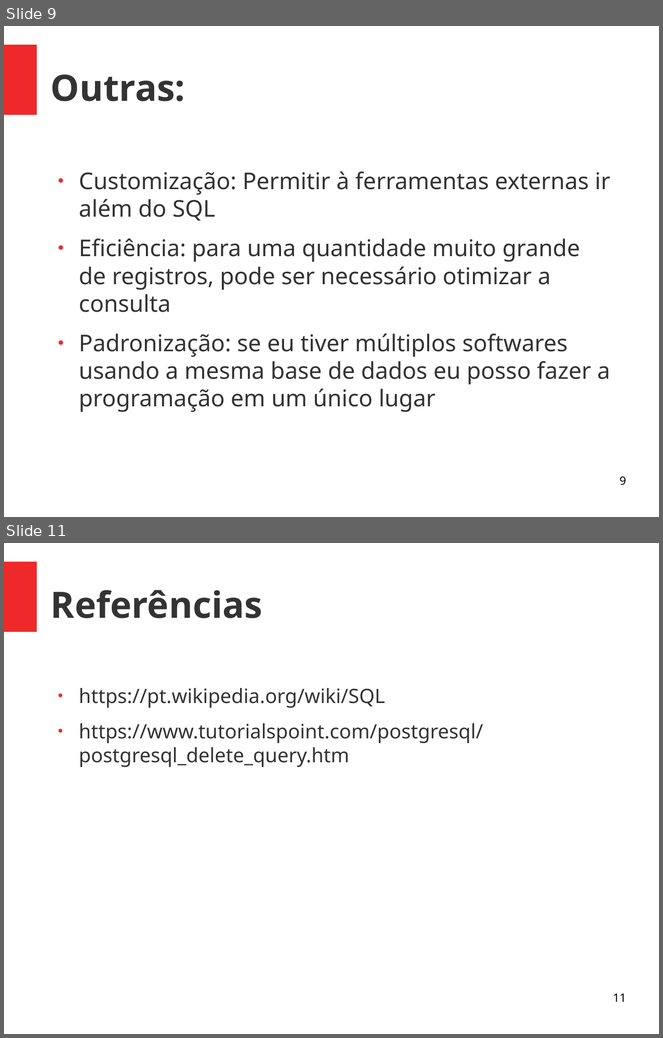
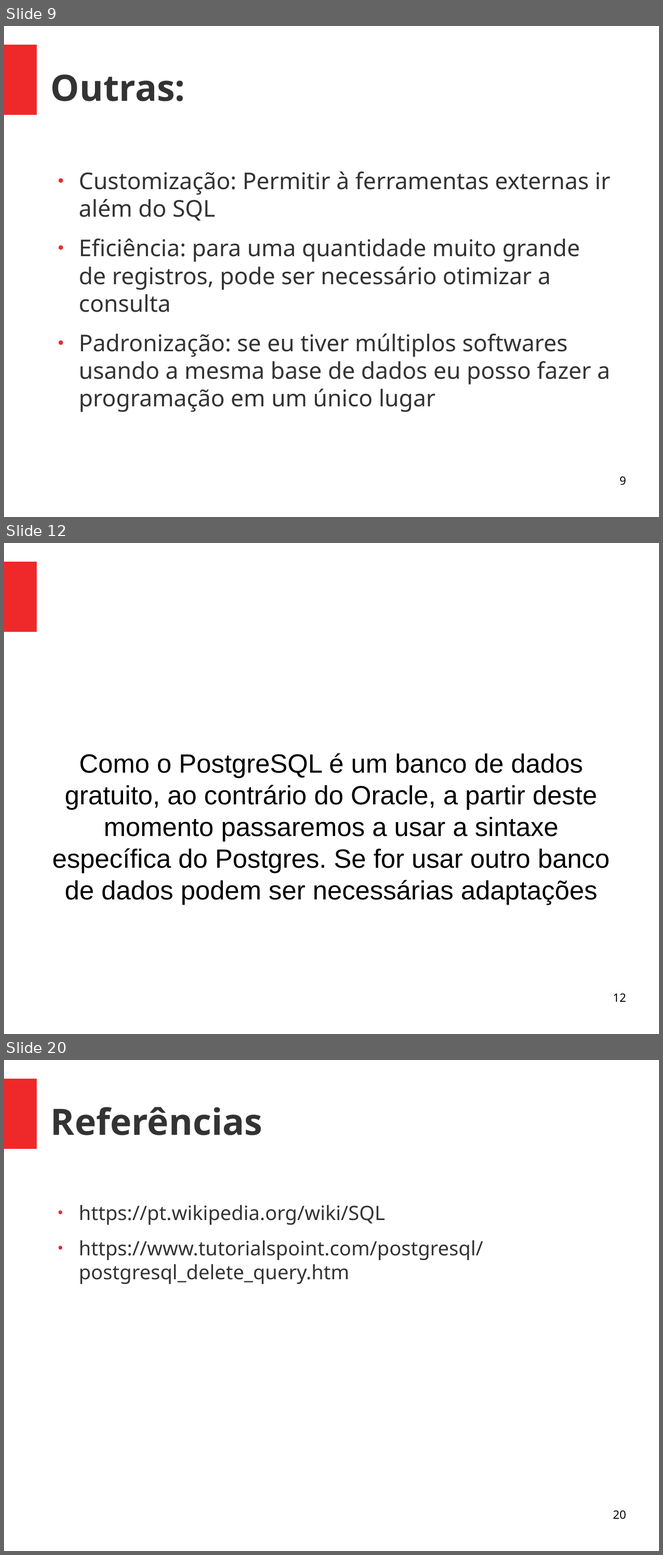
Before and after one commit to viniciusalveshax/aulas, a slide deck: banco-de-dados-2/04-pl_sql/bd2-04-plpgsql.odp. Shown one above the other, each under a label of ours: slides 9 and 11 before the commit, slides 9, 12 and 20 after it; the slides between them are not shown. The pictures are 663x1038 and 663x1555 pixels, drawn with LibreOffice and Linux fonts; fonts in the diff are those of the drawing. Boxes give left, top, right and bottom in pixels: in the first picture for what was removed or moved away, otherwise in the second. Text is boxed around its words. In the diff, an @@ line names an element or a change of style, - is before the commit and + after.

```diff
--- a/banco-de-dados-2/04-pl_sql/bd2-04-plpgsql.odp
+++ b/banco-de-dados-2/04-pl_sql/bd2-04-plpgsql.odp
@@ slide 12 added at box(4, 543, 659, 1034), background #FFFFFF; not listed: 1 template element that a slide beside it also shows @@
@@ subtitle added at box(52, 753, 610, 905), 32 pt, text #000000 @@
+Como o PostgreSQL é um banco de dados gratuito, ao contrário do Oracle, a partir deste momento passaremos a usar a sintaxe específica do Postgres. Se for usar outro banco de dados podem ser necessárias adaptações
@@ page number added at box(613, 994, 626, 1002), 14 pt, text #000000 @@
+12
@@ what was slide 11 is now slide 20 @@
@@ page number at box(613, 1511, 626, 1520): text changed @@
-11
+20
```
Also in this commit, not shown: 1 slide changed, 8 other slides added.
